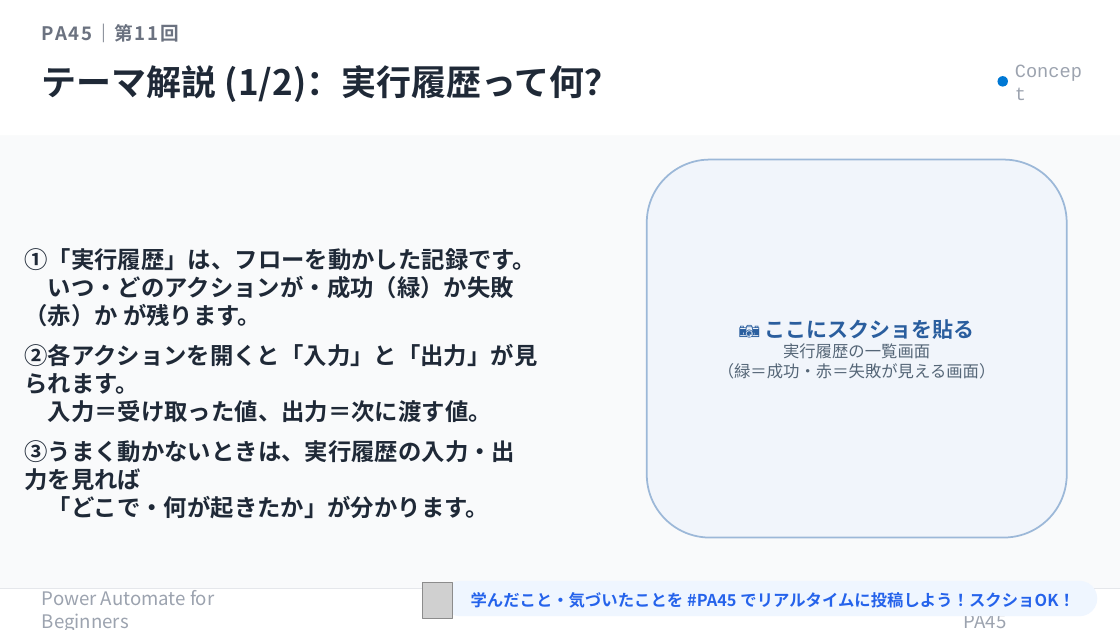
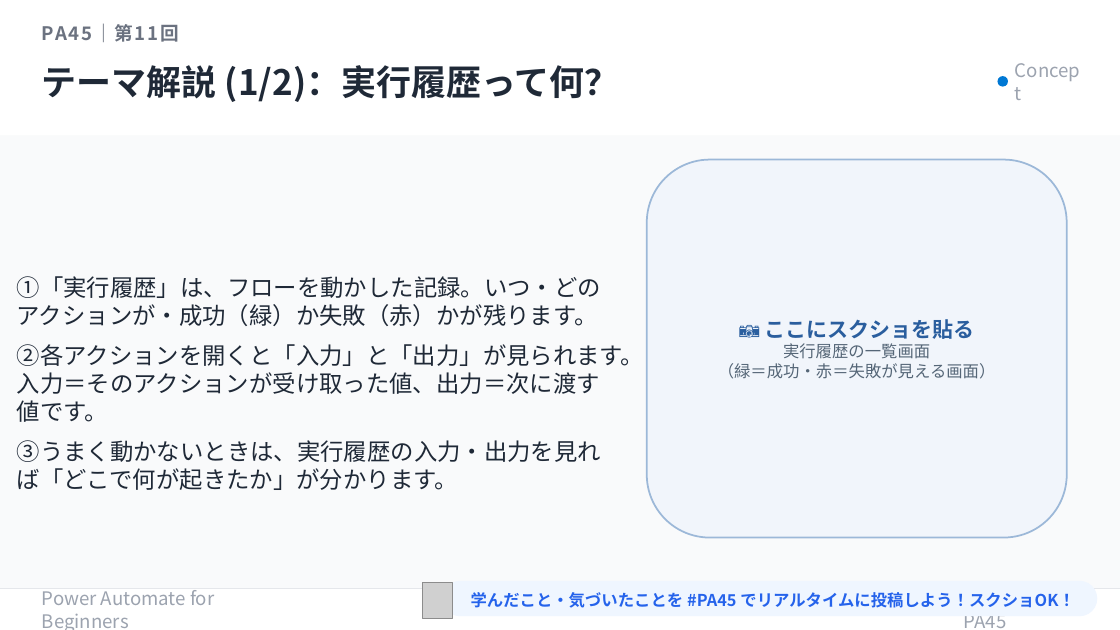
Before and after one commit to Haru-PowerPlatform/pa45, a slide deck: slide 8 of assets/pa45/P011_PA45_RunHistory_20260521.pptx. Drawn at 1120x630 pixels with LibreOffice and Linux fonts; fonts in the diff are those of the drawing; grey boxes stand for pictures. Boxes give left, top, right and bottom in pixels: in the first picture for what was removed or moved away, otherwise in the second. Text is boxed around its words. In the diff, an @@ line names an element or a change of style, - is before the commit and + after.

```diff
--- a/assets/pa45/P011_PA45_RunHistory_20260521.pptx
+++ b/assets/pa45/P011_PA45_RunHistory_20260521.pptx
@@ text "Concept" at (1015,69,1086,93): font Courier New to Noto Sans CJK JP @@
@@ text at (17,276,645,490): text changed; bold off @@
-①「実行履歴」は、フローを動かした記録です。
-いつ・どのアクションが・成功（緑）か失敗（赤）か が残ります。
-②各アクションを開くと「入力」と「出力」が見られます。
-入力＝受け取った値、出力＝次に渡す値。
-③うまく動かないときは、実行履歴の入力・出力を見れば
-「どこで・何が起きたか」が分かります。
+①「実行履歴」は、フローを動かした記録。いつ・どのアクションが・成功（緑）か失敗（赤）かが残ります。
+②各アクションを開くと「入力」と「出力」が見られます。入力＝そのアクションが受け取った値、出力＝次に渡す値です。
+③うまく動かないときは、実行履歴の入力・出力を見れば「どこで何が起きたか」が分かります。
```
Also in this commit, not shown: 14 other slides changed.
